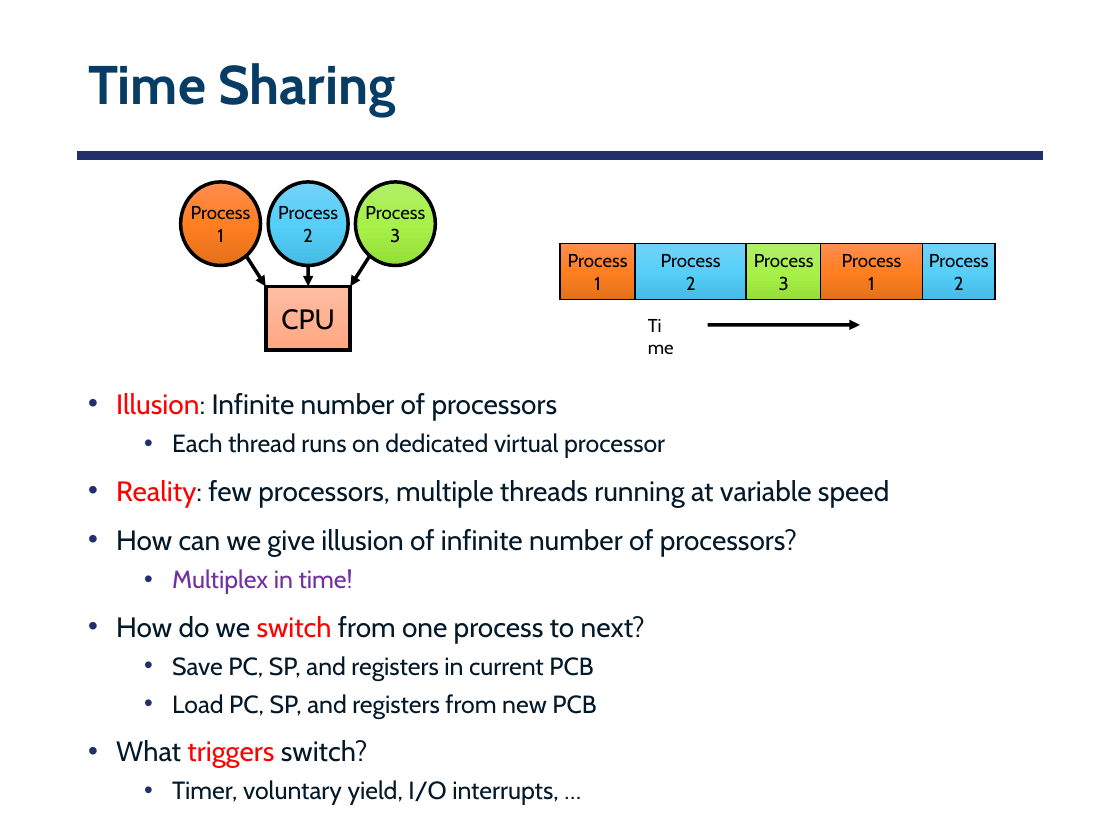
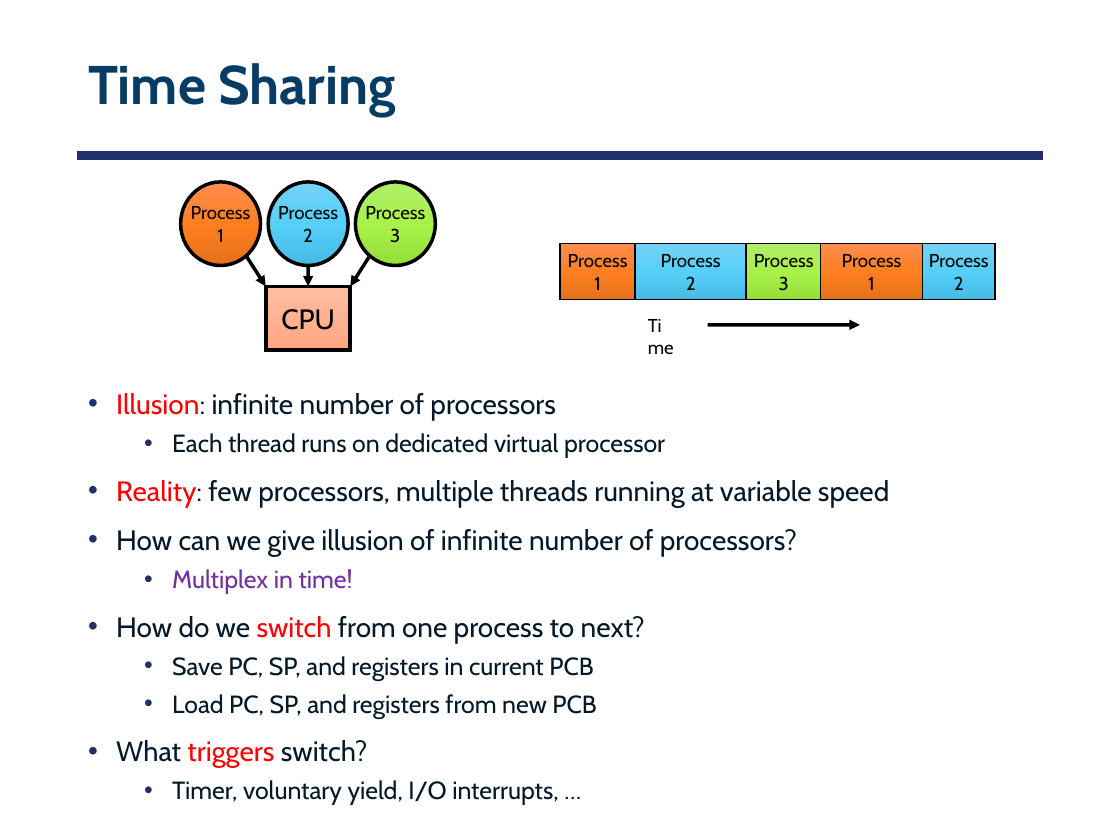
Before and after one commit to smajidzahedi/ECE350, a slide deck: slide 35 of 02-concepts.pptx (slide 36 before the commit). Drawn at 1120x840 pixels with LibreOffice and Linux fonts; fonts in the diff are those of the drawing. Boxes give left, top, right and bottom in pixels: in the first picture for what was removed or moved away, otherwise in the second. Text is boxed around its words. In the diff, an @@ line names an element or a change of style, - is before the commit and + after.

```diff
--- a/02-concepts.pptx
+++ b/02-concepts.pptx
@@ text at <box>116,393,556,420</box>: text changed @@
-• Illusion: Infinite number of processors
+• Illusion: infinite number of processors
```
Also in this commit, not shown: 7 other slides changed, 1 slide removed, 4 other files.
